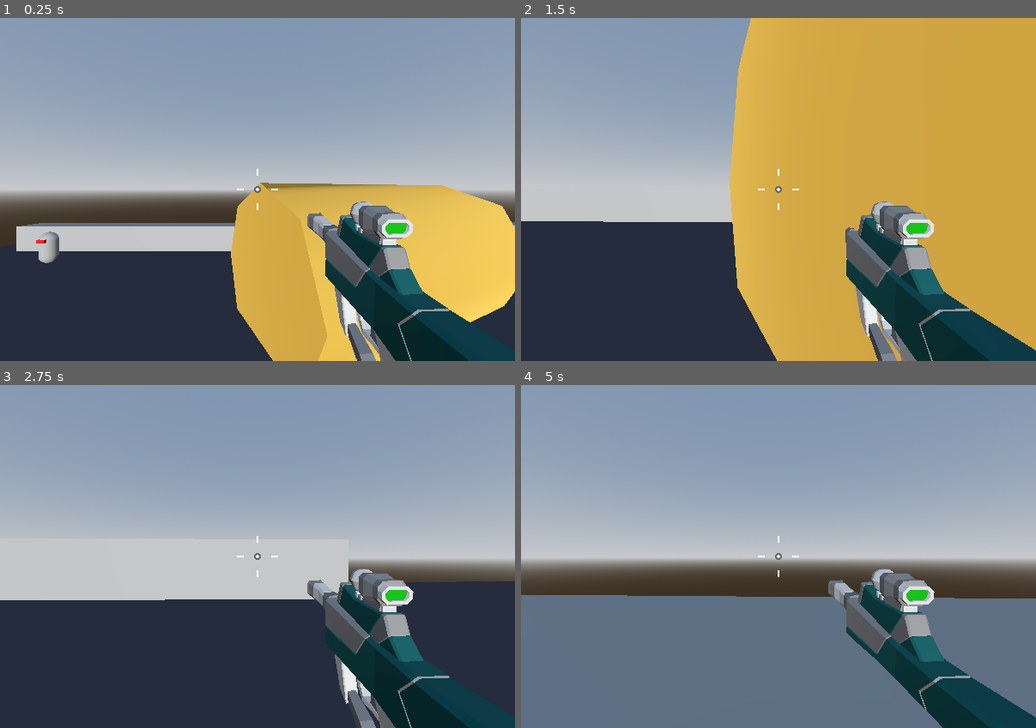
Above: before the commit, frames 1-4 (two rows, left to right).
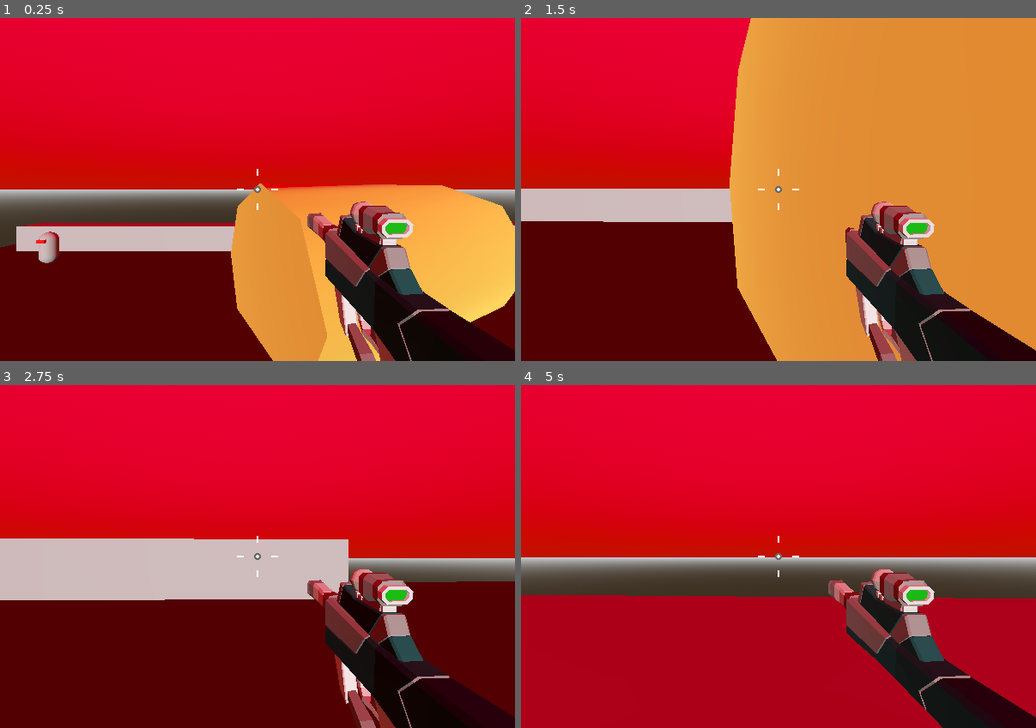
Above: after the commit, the same moments.

Repository: tiagoskaterock/robo-rampage-3d
Game: Godot game, scene res://Levels/Sandbox.tscn
The game is run twice, just before and just after one commit, with the same random seed, the same clock (stepped at 60 frames per second) and the same inputs.
Inputs (mouse positions are in pixels of both pictures, inside the frame that each line leads up to):
- Up to frame 1 (0.25 s): no input
- Up to frame 2 (1.5 s): move the mouse to (804, 189) at 0.52 s; press the mouse at (804, 189) at 0.53 s; hold Keypad 5 (up) from 0.53 s (still down); tap Keypad 0 (jump) at 0.77 s; move the mouse to (752, 189) at 1.27 s; release the mouse at (752, 189) at 1.28 s; click (752, 189) at 1.35 s
- Up to frame 3 (2.75 s): keep holding Keypad 5 (up); tap Keypad 0 (jump) at 1.52 s; move the mouse to (267, 549) at 2.02 s; press the mouse at (267, 549) at 2.03 s
- Up to frame 4 (5 s): keep holding Keypad 5 (up); move the mouse to (773, 563) at 2.77 s; release the mouse at (773, 563) at 2.78 s; click (773, 563) at 2.85 s; tap Keypad 0 (jump) at 3.02, 3.77, 4.52 s; move the mouse to (819, 559) at 3.52 s; press the mouse at (819, 559) at 3.53 s; move the mouse to (737, 553) at 4.27 s; release the mouse at (737, 553) at 4.28 s; click (737, 553) at 4.35 s

The runs differ from the first frame. In frame 1, 79% of the frame differs, in the area x 0-100%, y 0-100%; in frame 2, 71%; in frame 3, 85%; in frame 4, 89%.

Commit message:
77. Arming the Player

Diff:
--- a/Levels/Sandbox.tscn
+++ b/Levels/Sandbox.tscn
@@ -8,7 +8,8 @@
 [ext_resource type="PackedScene" uid="uid://dfqplfjus60wo" path="res://Enemy/enemy.tscn" id="6_ojd6m"]
 
 [sub_resource type="ProceduralSkyMaterial" id="ProceduralSkyMaterial_segxe"]
-sky_horizon_color = Color(0.64625, 0.65575, 0.67075, 1)
+sky_top_color = Color(0.839027, 0, 0.183656, 1)
+sky_horizon_color = Color(0.613114, 0.0902056, 4.81308e-08, 1)
 ground_horizon_color = Color(0.64625, 0.65575, 0.67075, 1)
 
 [sub_resource type="Sky" id="Sky_decom"]
@@ -47,6 +48,7 @@
 transform = Transform3D(1, 0, 0, 0, 1, 0, 0, 0, 1, -10.8561, 6.27848, -9.64767)
 
 [node name="CenterContainer" type="CenterContainer" parent="."]
+visible = false
 anchors_preset = 15
 anchor_right = 1.0
 anchor_bottom = 1.0
--- a/Player/player.tscn
+++ b/Player/player.tscn
@@ -1,8 +1,9 @@
-[gd_scene load_steps=6 format=3 uid="uid://db75qmu2iocgr"]
+[gd_scene load_steps=7 format=3 uid="uid://db75qmu2iocgr"]
 
 [ext_resource type="Script" path="res://Player/player.gd" id="1_xoseh"]
 [ext_resource type="Script" path="res://Player/SmoothCamera.gd" id="2_k6pk0"]
-[ext_resource type="PackedScene" uid="uid://be305yqr3usmp" path="res://Weapons/SMG.glb" id="3_dsst1"]
+[ext_resource type="PackedScene" uid="uid://delyw57vwvhao" path="res://Weapons/SMG.tscn" id="3_qgotf"]
+[ext_resource type="Script" path="res://Player/CrossHair.gd" id="4_3mr3h"]
 
 [sub_resource type="CapsuleMesh" id="CapsuleMesh_grsft"]
 
@@ -25,5 +26,15 @@
 top_level = true
 script = ExtResource("2_k6pk0")
 
-[node name="SMG" parent="CameraPivot/SmoothCamera" instance=ExtResource("3_dsst1")]
-transform = Transform3D(0.999608, -0.0266838, 0.00846926, 0.0273628, 0.99519, -0.0940674, -0.00591861, 0.0942624, 0.99553, 0.475578, -0.401482, -0.731435)
+[node name="SMG" parent="CameraPivot/SmoothCamera" instance=ExtResource("3_qgotf")]
+
+[node name="CenterContainer" type="CenterContainer" parent="."]
+anchors_preset = 15
+anchor_right = 1.0
+anchor_bottom = 1.0
+grow_horizontal = 2
+grow_vertical = 2
+
+[node name="CrossHair" type="Control" parent="CenterContainer"]
+layout_mode = 2
+script = ExtResource("4_3mr3h")
--- /dev/null
+++ b/Weapons/SMG.tscn
@@ -0,0 +1,9 @@
+[gd_scene load_steps=3 format=3 uid="uid://delyw57vwvhao"]
+
+[ext_resource type="PackedScene" uid="uid://b8wiedcwxxqw2" path="res://Weapons/hit_scan_weapon.tscn" id="1_bvr1w"]
+[ext_resource type="PackedScene" uid="uid://be305yqr3usmp" path="res://Weapons/SMG.glb" id="2_smnd7"]
+
+[node name="SMG" instance=ExtResource("1_bvr1w")]
+
+[node name="SMG" parent="." index="1" instance=ExtResource("2_smnd7")]
+transform = Transform3D(0.999608, -0.0266838, 0.00846926, 0.0273628, 0.99519, -0.0940674, -0.00591861, 0.0942624, 0.99553, 0.475578, -0.401482, -0.731435)
--- /dev/null
+++ b/Weapons/hit_scan_weapon.gd
@@ -0,0 +1,12 @@
+extends Node3D
+
+@export var fire_rate:= 14.0
+@onready var cooldown_timer: Timer = $CooldownTimer
+
+
+# Called every frame. 'delta' is the elapsed time since the previous frame.
+func _process(delta):
+	if Input.is_action_pressed("fire"):
+		if cooldown_timer.is_stopped():
+			cooldown_timer.start(1.0 / fire_rate)
+			print("fire")
--- /dev/null
+++ b/Weapons/hit_scan_weapon.tscn
@@ -0,0 +1,9 @@
+[gd_scene load_steps=2 format=3 uid="uid://b8wiedcwxxqw2"]
+
+[ext_resource type="Script" path="res://Weapons/hit_scan_weapon.gd" id="1_pf3j3"]
+
+[node name="HitScanWeapon" type="Node3D"]
+script = ExtResource("1_pf3j3")
+
+[node name="CooldownTimer" type="Timer" parent="."]
+one_shot = true
--- a/project.godot
+++ b/project.godot
@@ -19,7 +19,6 @@
 
 window/size/viewport_width=600
 window/size/viewport_height=400
-window/size/mode=2
 
 [input]
 
@@ -48,3 +47,8 @@
 "events": [Object(InputEventKey,"resource_local_to_scene":false,"resource_name":"","device":-1,"window_id":0,"alt_press …(183 unchanged characters)…
 ]
 }
+fire={
+"deadzone": 0.5,
+"events": [Object(InputEventMouseButton,"resource_local_to_scene":false,"resource_name":"","device":-1,"window_id":0,"alt_pressed":false,"shift_pressed":false,"ctrl_pressed":false,"meta_pressed":false,"button_mask":0,"position":Vector2(0, 0),"global_position":Vector2(0, 0),"factor":1.0,"button_index":1,"canceled":false,"pressed":false,"double_click":false,"script":null)
+]
+}
